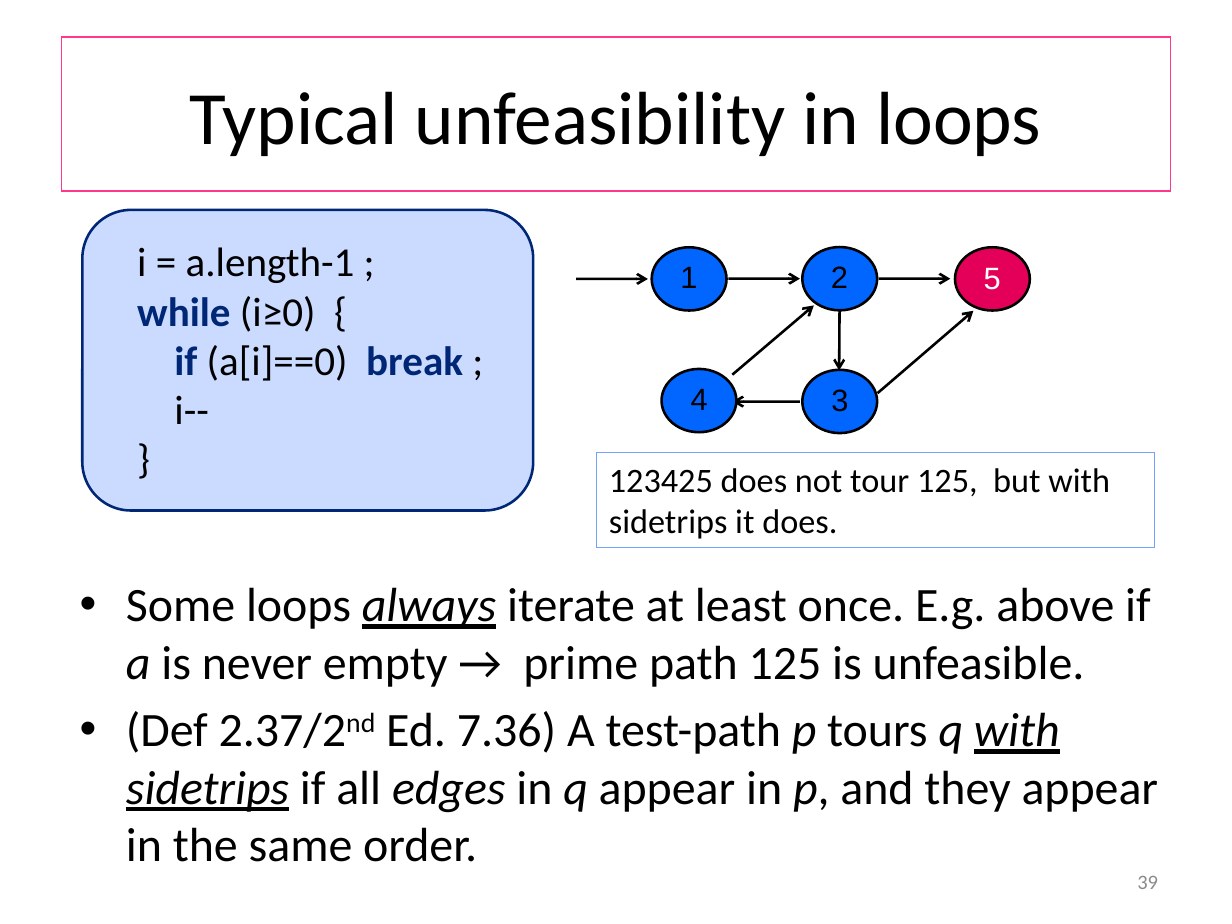
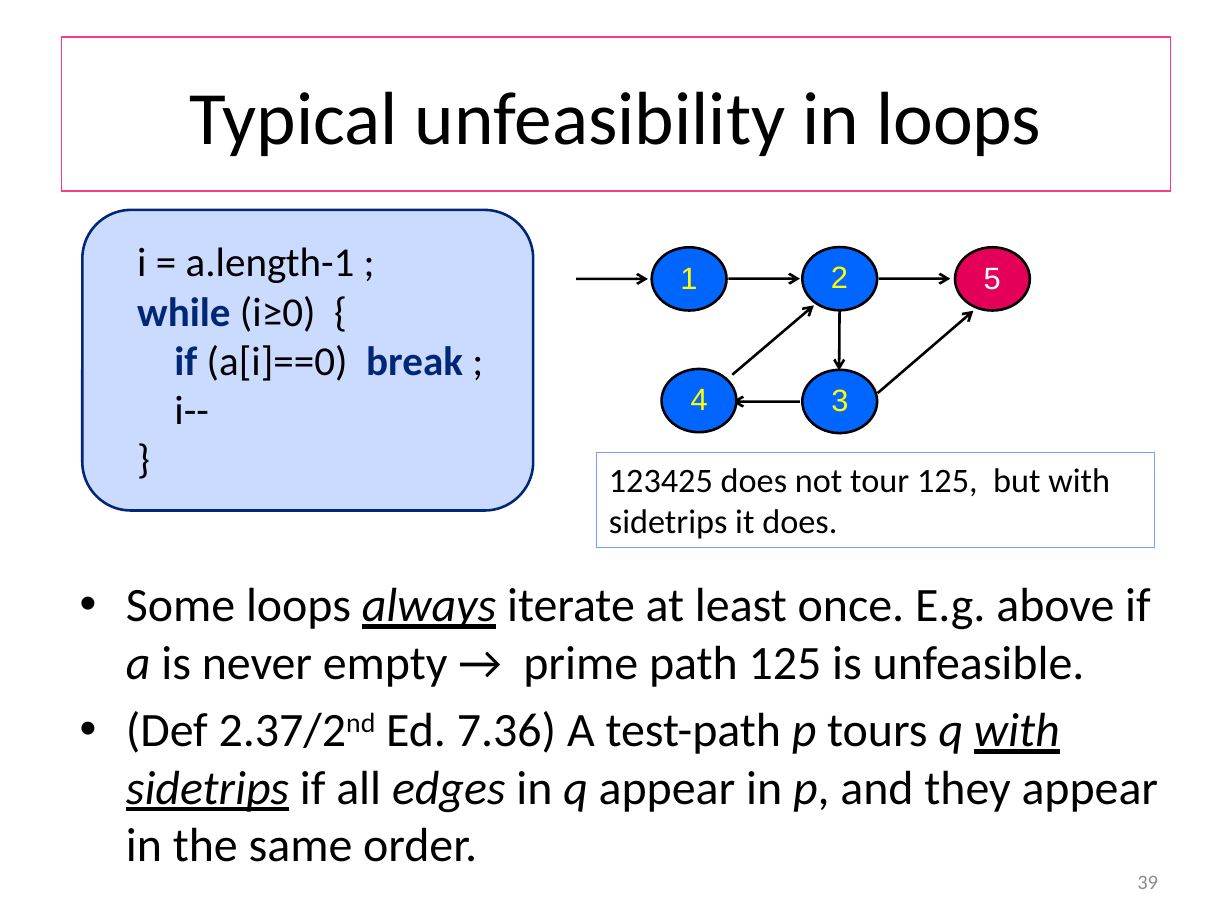
Before and after one commit to wooshrow/b3stv, a slide deck: slide 39 of slides/gbt.pptx. Drawn at 1232x924 pixels with LibreOffice and Linux fonts; fonts in the diff are those of the drawing. Boxes give left, top, right and bottom in pixels: in the first picture for what was removed or moved away, otherwise in the second. Text is boxed around its words. In the diff, an @@ line names an element or a change of style, - is before the commit and + after.

```diff
--- a/slides/gbt.pptx
+++ b/slides/gbt.pptx
@@ text colour #000000 to #FFFF00 in 4 elements at [691, 388, 708, 410], [831, 266, 848, 288], [680, 267, 697, 289], [831, 389, 848, 412] @@
```
Also in this commit, not shown: 12 other slides changed, 1 other file.
